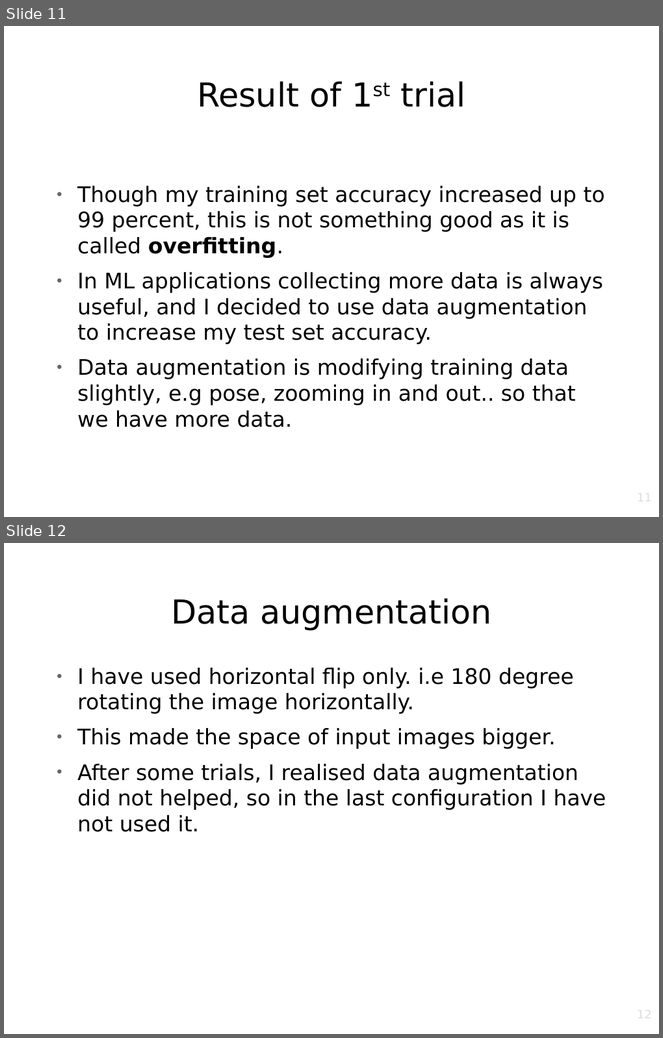
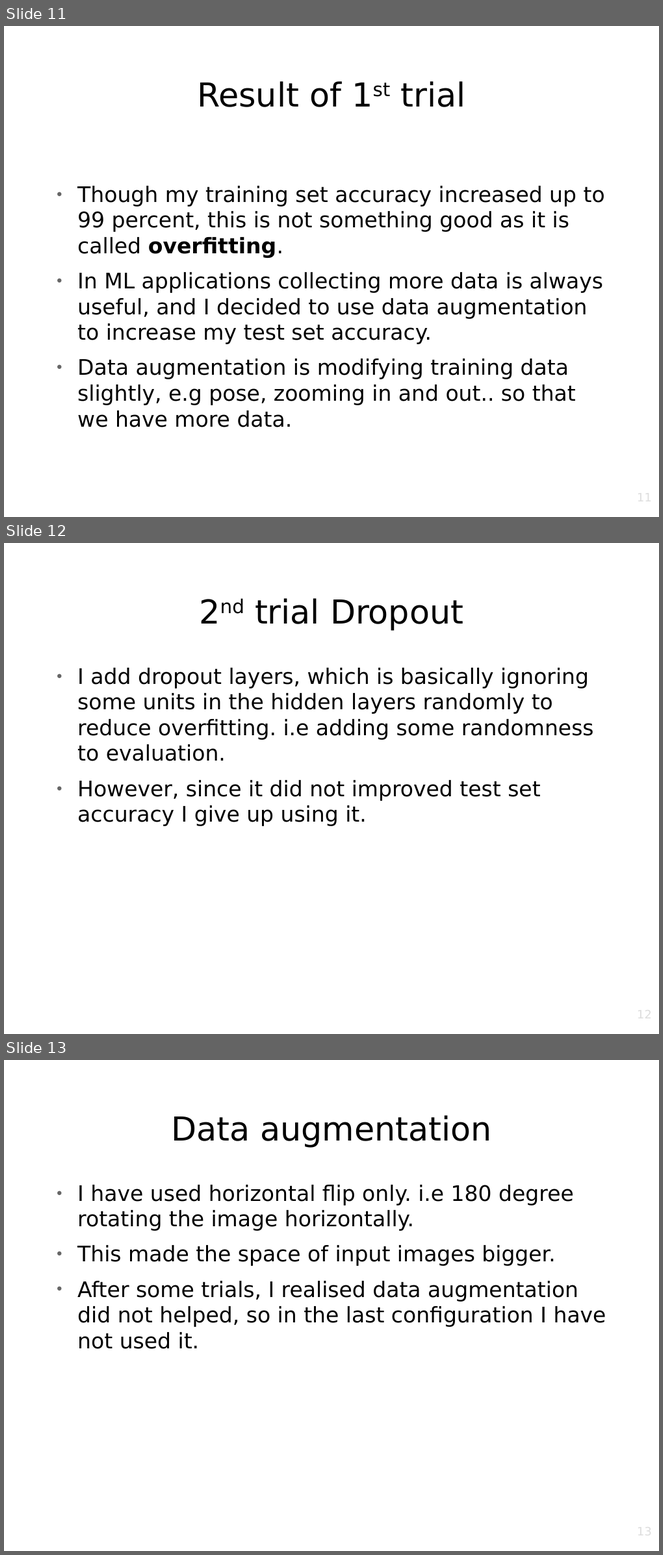
Before and after one commit to srknzl/cmpe462-project, a slide deck: Presentation.odp. Shown one above the other, each under a label of ours: slides 11 and 12 before the commit, slides 11, 12 and 13 after it. The pictures are 663x1038 and 663x1555 pixels, drawn with LibreOffice and Linux fonts; fonts in the diff are those of the drawing; background and template pictures are left out. Boxes give left, top, right and bottom in pixels: in the first picture for what was removed or moved away, otherwise in the second. Text is boxed around its words. In the diff, an @@ line names an element or a change of style, - is before the commit and + after.

Commit message:
add dropput slide and export pdf again

```diff
--- a/Presentation.odp
+++ b/Presentation.odp
@@ slide 12 added at (4,543,659,1034), background picture (left out) @@
@@ title added at (255,598,464,631), 40 pt, text #000000 @@
+2nd trial Dropout
@@ text added at (77,668,594,826), 26 pt, text #000000 @@
+● I add dropout layers, which is basically ignoring some units in the hidden layers randomly to reduce overfitting. i.e adding some randomness to evaluation.
+● However, since it did not improved test set accuracy I give up using it.
@@ page number added at (500,1008,653,1034), 14 pt, text #DDDDDD @@
+12
@@ what was slide 12 is now slide 13 @@
@@ page number at (500,1525,653,1551): text changed @@
-12
+13
```
Also in this commit, not shown: 1 other file.
